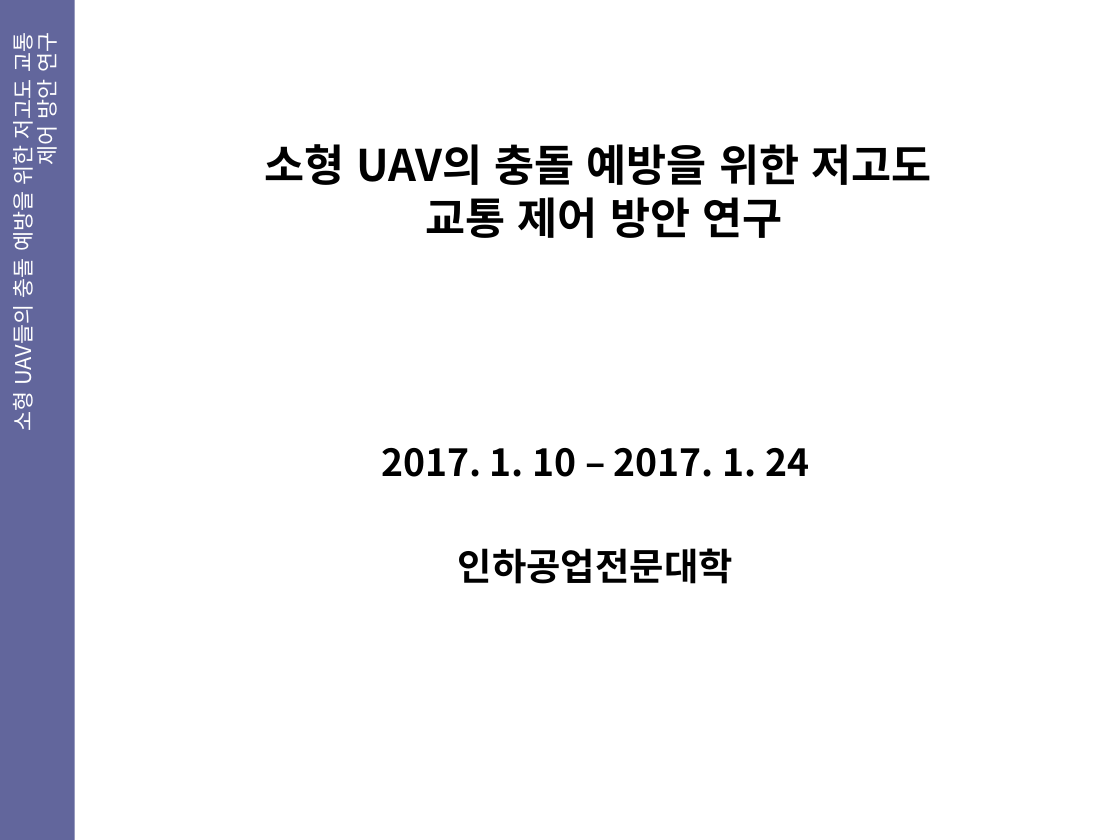
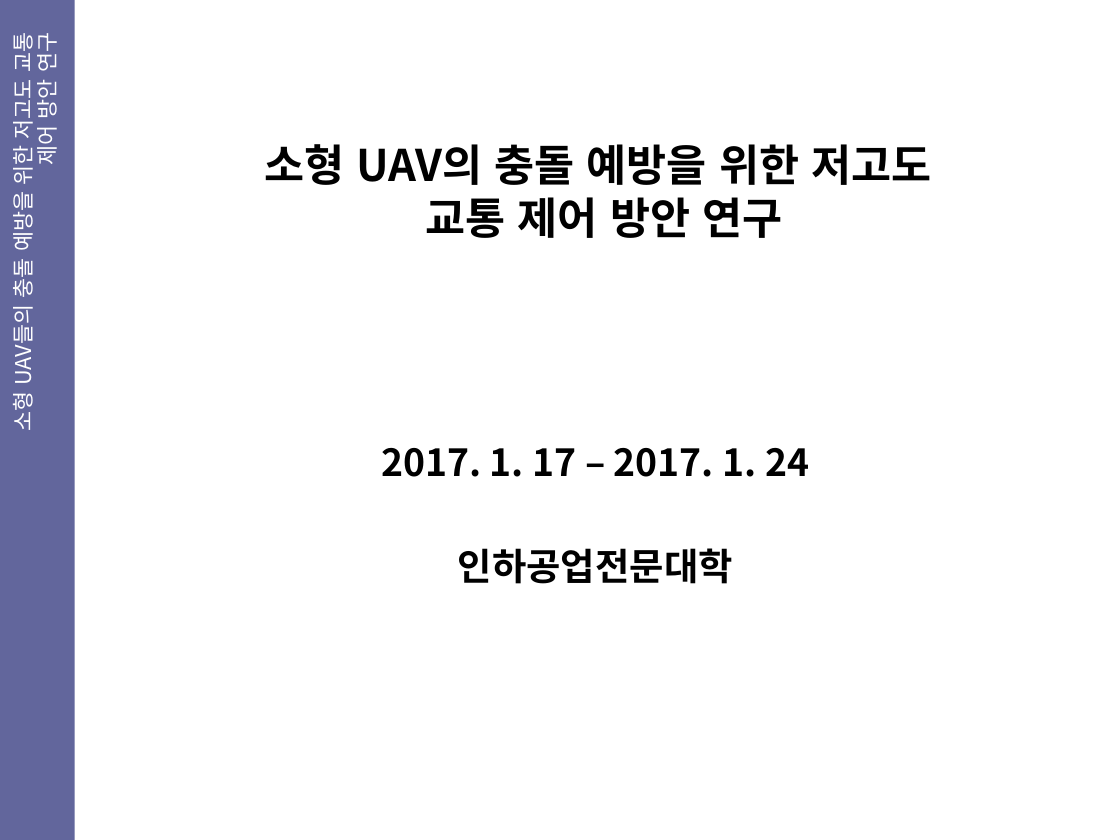
Before and after one commit to Jeonggiyoon/unityProjectPPT, a slide deck: slide 1 of 유니티 ppt/unity 17. 1.24.pptx. Drawn at 1120x840 pixels with LibreOffice and Linux fonts; fonts in the diff are those of the drawing. Boxes give left, top, right and bottom in pixels: in the first picture for what was removed or moved away, otherwise in the second. Text is boxed around its words. In the diff, an @@ line names an element or a change of style, - is before the commit and + after.

```diff
--- a/유니티 ppt/unity 17. 1.24.pptx
+++ b/유니티 ppt/unity 17. 1.24.pptx
@@ subtitle at (381, 448, 809, 477): text changed @@
-2017. 1. 10 – 2017. 1. 24
+2017. 1. 17 – 2017. 1. 24
```
Also in this commit, not shown: 32 other files.
